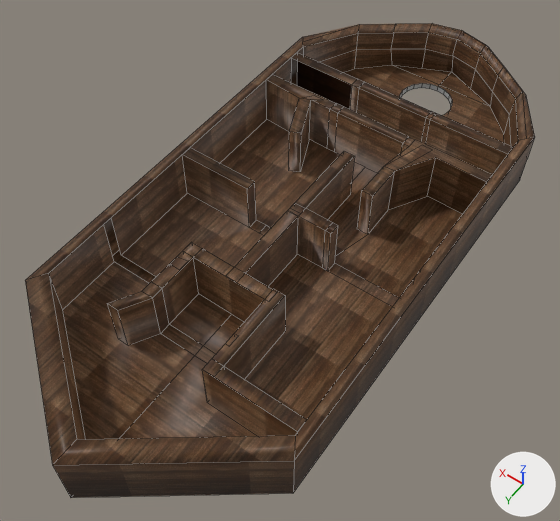
Two versions of the FBX model Assets/Standard Assets/ship_base0.fbx, one commit apart.
Both versions are drawn from a 50 mm camera at (-48.7, 73.8, 103.0) aimed at (0.3, 5.1, -4.9). Arrows for +X, +Y and +Z are at lower right; the lights stay in place. Mesh edges are drawn as thin lines. Where no turn or scale is listed for an object, it has been applied to the vertices.

The scene before the commit, as lines of its bpy script (objects in view):
```python
me_mesh = bpy.data.meshes.new('Mesh')
me_mesh.from_pydata(...)  # 313 vertices, 213 faces; spans x -25.6..25.6, y -60.0..60.0, z -5.7..5.7
# faces by material slot: [193, 20]
me_mesh.materials.append(mat_boat_texture)
me_mesh.materials.append(mat_lambert1)  # grey #bcbcbc
# before: 11 (9.4, 25.4, -4.4), 12 (23.6, 25.4, -4.4) at pixel (114, 261), 29 (9.4, 25.4, 5.7) at pixel (169, 263), 43 (9.4, 23.6, 5.7) at pixel (176, 256), 47 (23.6, 25.4, 5.7) at pixel (103, 224)
# before: 71 (9.4, 23.6, -4.4), 118 (23.6, 23.6, -4.4) at pixel (121, 255), 119 (23.6, 23.6, 5.7) at pixel (111, 217)
ob_pcube25 = bpy.data.objects.new('pCube25', me_mesh)
ob_pcube25.location = (0.0, -2.8, 0.0)
```
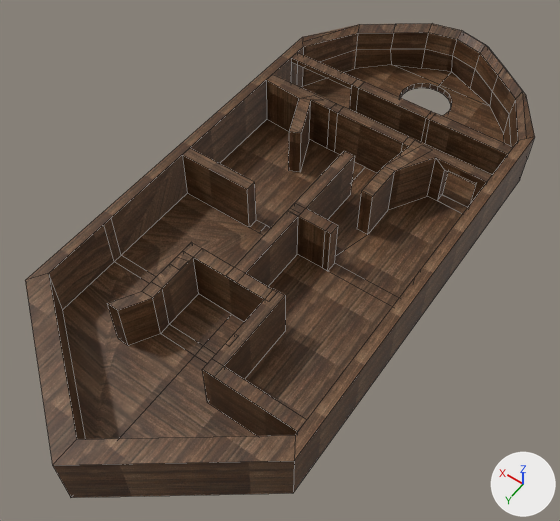
Where the change shows, as pixel boxes (x1, y1, x2, y2) in the pictures (560 x 521 px):
part 1 of me_mesh, added
    after: (104, 218, 156, 283)
part 2 of me_mesh, built on
    before: (297, 61, 504, 214)
    after: (291, 58, 504, 214)
part 3 of me_mesh, surface changed
    both: (49, 48, 364, 309)
part 4 of me_mesh, recoloured
    both: (400, 83, 452, 106)

What the commit changed:
me_mesh is used by ob_pcube25; location (0.0, -2.8, 0.0).
Verts and faces of me_mesh; kept vertices keep their numbers, new ones are numbered from 313.
me_mesh had 313 vertices, 213 faces and spanned x -25.6..25.6, y -60.0..60.0, z -5.7..5.7.
me_mesh now has 325 vertices, 229 faces and spans x -25.6..25.6, y -60.0..60.0, z -5.7..5.7.
Part 1, on me_mesh:
New faces: (12, 118, 119, 47), (11, 29, 43, 71), (11, 71, 118, 12).
Part 2, on me_mesh:
8 faces are deleted.
12 vertices are added at x -21.8..23.6, y -30.5..-20.0, z -4.3..4.7.
21 new faces join them.
me_mesh part 3: 11 kept faces spanning x 0.0..23.6, y -32.7..37.9, z -4.4..5.7 get new texture (UV) coordinates.
me_mesh part 4: 19 faces spanning x -5.5..5.5, y -49.5..-38.4, z -5.7..-4.4 switch from mat_lambert1 (grey #bcbcbc) to mat_boat_texture.
me_mesh part 5: the surface is now shaded flat.
